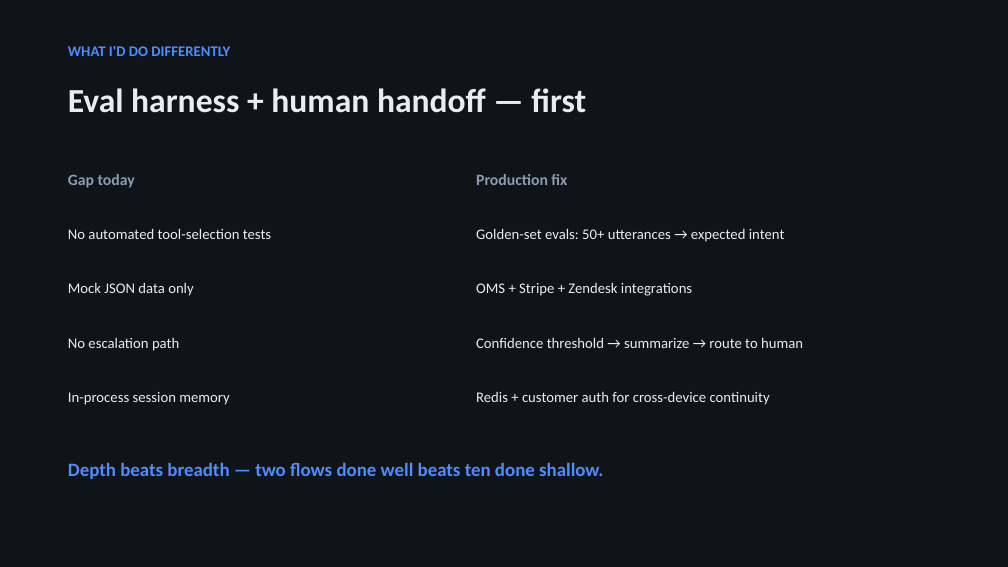
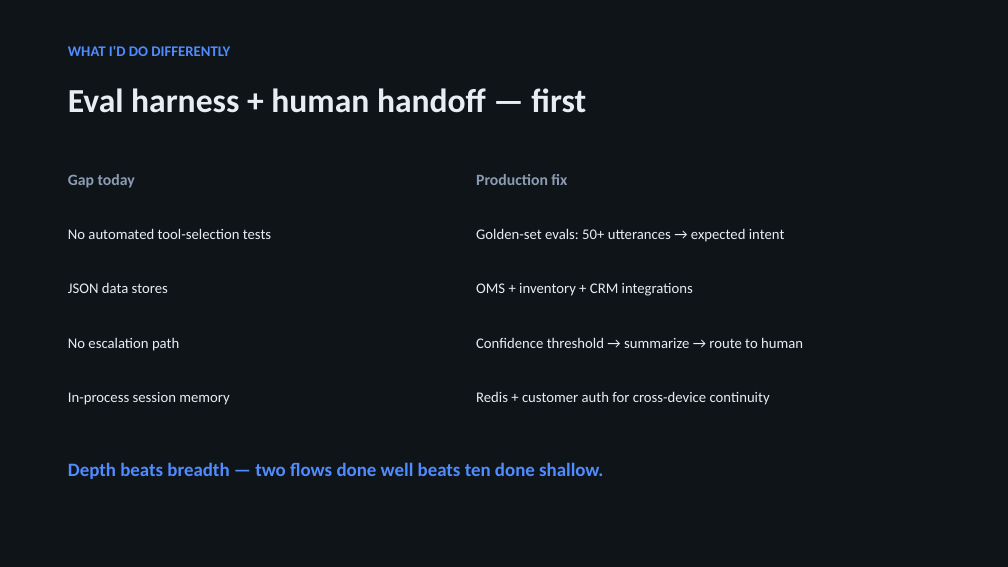
Before and after one commit to andrewwchild/booklydemo, a slide deck: slide 5 of Bookly_CS_Agent_Pitch.pptx. Drawn at 1008x567 pixels with LibreOffice and Linux fonts; fonts in the diff are those of the drawing. Boxes give left, top, right and bottom in pixels: in the first picture for what was removed or moved away, otherwise in the second. Text is boxed around its words. In the diff, an @@ line names an element or a change of style, - is before the commit and + after.

```diff
--- a/Bookly_CS_Agent_Pitch.pptx
+++ b/Bookly_CS_Agent_Pitch.pptx
@@ text at (x1=68, y1=283, x2=168, y2=293): text changed @@
-Mock JSON data only
+JSON data stores
@@ text at (x1=476, y1=283, x2=693, y2=296): text changed @@
-OMS + Stripe + Zendesk integrations
+OMS + inventory + CRM integrations
```
Also in this commit, not shown: 4 other slides changed, 22 other files.
